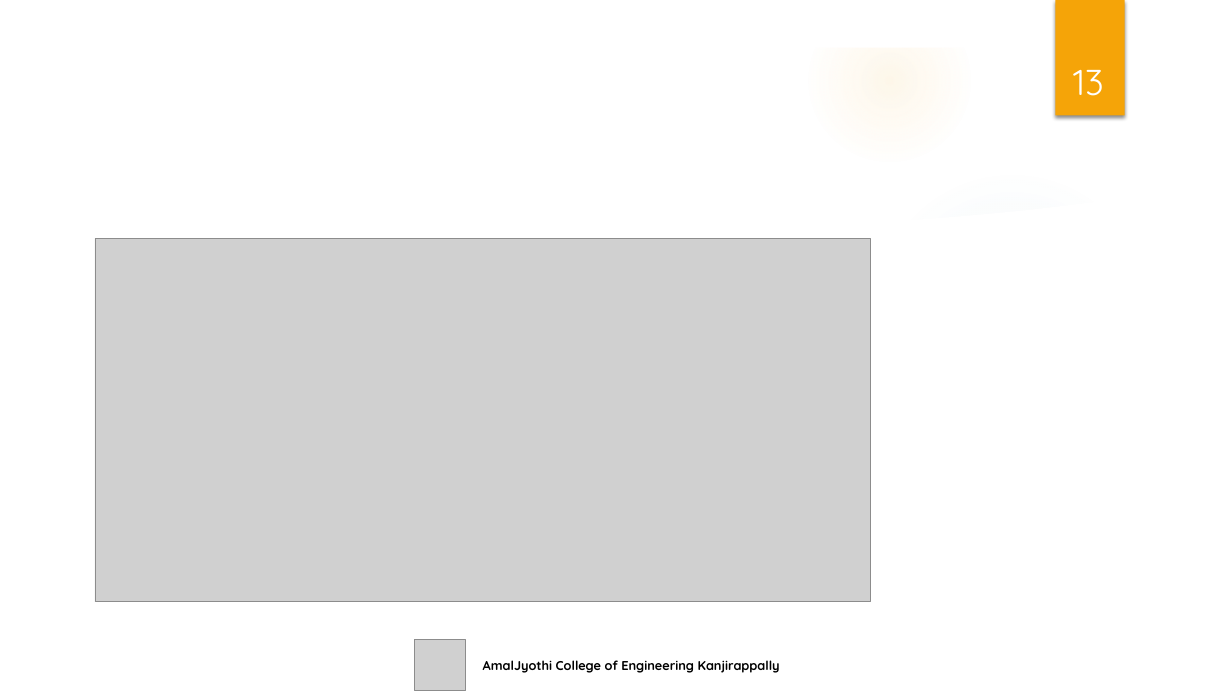
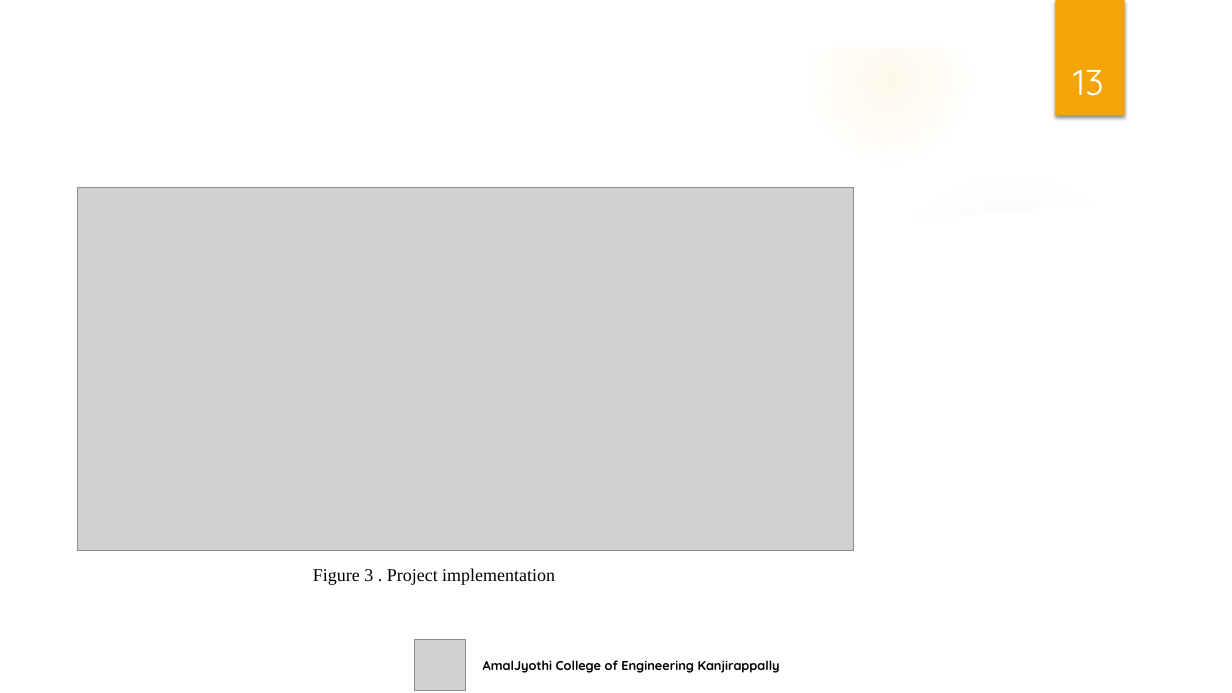
Before and after one commit to Abhinandks06/Multi_service_provider, a slide deck: slide 13 of multiserviceprovider/seminar/Seminar_Presentataion.pptx. Drawn at 1232x693 pixels with LibreOffice and Linux fonts; fonts in the diff are those of the drawing; grey boxes stand for pictures; background and template pictures are left out. Boxes give left, top, right and bottom in pixels: in the first picture for what was removed or moved away, otherwise in the second. Text is boxed around its words. In the diff, an @@ line names an element or a change of style, - is before the commit and + after.

```diff
--- a/multiserviceprovider/seminar/Seminar_Presentataion.pptx
+++ b/multiserviceprovider/seminar/Seminar_Presentataion.pptx
@@ picture: place and size @@
-picture at [95,238,871,602]
+picture at [78,188,853,551]
@@ text added at [313,568,555,585], 14 pt, text #000000 @@
+Figure 3 . Project implementation
```
Also in this commit, not shown: 6 other slides changed, 8 other files.
